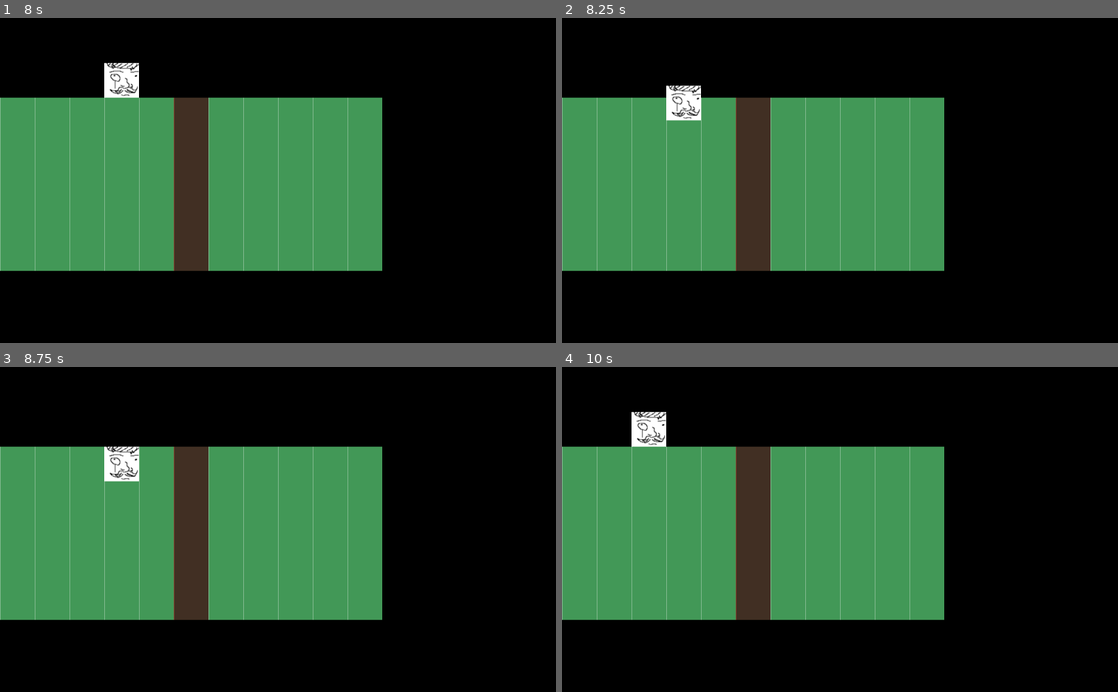
Above: before the commit, frames 1-4 (two rows, left to right).
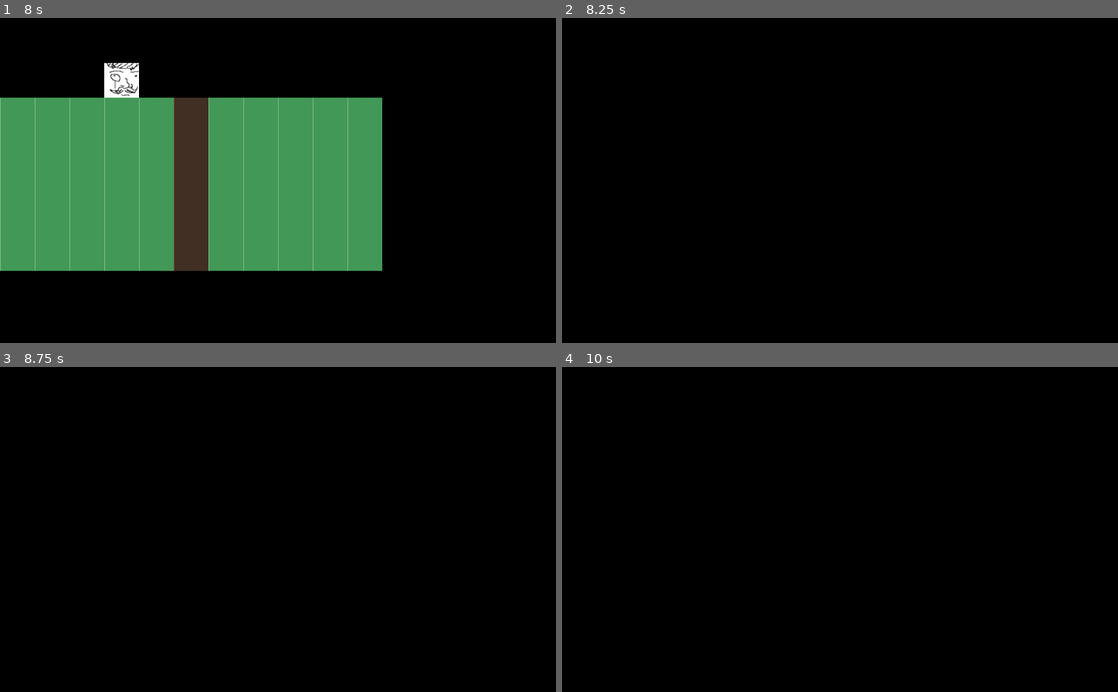
Above: after the commit, the same moments.

Repository: PhantomARC/FE-But-Multiplayer-SPC
Game: Godot game, scene res://Scenes/SplashScreen.tscn
The game is run twice, just before and just after one commit, with the same random seed, the same clock (stepped at 60 frames per second) and the same inputs.
Inputs:
- Up to frame 1 (8 s): tap Enter at 0.5, 2, 3.5 s; hold Right (ui_right) 0.53-1.28 s; tap Space at 1.25, 2.75, 4.25 s; hold Down (ui_down) 1.28-2.03 s; hold Right (ui_right) 2.03-2.78 s; hold Up (ui_up) 2.78-3.53 s; hold Left (ui_left) 3.53-5.03 s; hold Down (ui_down) 5.03-5.78 s; hold Right (ui_right) 5.78-6.53 s; hold Up (ui_up) 6.53-7.28 s; hold Right (ui_right) from 7.28 s (still down)
- Up to frame 2 (8.25 s): release Right (ui_right) at 8.03 s; hold Down (ui_down) from 8.03 s (still down)
- Up to frame 3 (8.75 s): keep holding Down (ui_down)
- Up to frame 4 (10 s): release Down (ui_down) at 8.78 s; hold Left (ui_left) 8.78-9.53 s; hold Up (ui_up) from 9.53 s (still down)

Frame 1 is identical in both runs. In frame 2, 37% of the frame differs, in the area x 0-69%, y 20-78%; in frame 3, 37%; in frame 4, 38%, in the area x 0-69%, y 13-78%.

Commit message:
CreatedWinCondition(not player specific)

Diff:
--- a/P2P Connect Test/Player.gd
+++ b/P2P Connect Test/Player.gd
@@ -6,6 +6,8 @@
 
 export var speed = 3
 
+var step_count = 0
+
 var tile_size = 64
 
 var inputs = {"ui_right": Vector2.RIGHT,
@@ -13,18 +15,20 @@
 			"ui_up": Vector2.UP,
 			"ui_down": Vector2.DOWN}
 
-func _ready():
+func _ready(): #positions player at center of tile
 	position = position.snapped(Vector2.ONE * tile_size) #Snap rounds the position to the nearest tile increment, and adding a half-tile amount makes sure the player is centered on the tile.
 	position += Vector2.ONE * tile_size/2
 
-func _unhandled_input(event):
+func _unhandled_input(event): #movement
 	if tween.is_active():
 		return
 	for dir in inputs.keys():
 		if event.is_action_pressed(dir):
 			move(dir)
+			step_count+=1
+			#print(step_count)
 
-func move(dir):
+func move(dir): #detect collision
 	ray.cast_to = inputs[dir] * tile_size
 	ray.force_raycast_update()
 	if !ray.is_colliding():
@@ -34,3 +38,6 @@
 func move_tween(dir):
 	tween.interpolate_property(self, "position", position, position + inputs[dir] * tile_size, 1.0/speed, Tween.TRANS_SINE, Tween.EASE_IN_OUT)
 	tween.start()
+
+func get_step_count():
+	return step_count
--- /dev/null
+++ b/P2P Connect Test/Scenes/BlueTeamEndScreen.tscn
@@ -0,0 +1,8 @@
+[gd_scene format=2]
+
+[node name="BlueTeamEndScreen" type="Control"]
+anchor_right = 1.0
+anchor_bottom = 1.0
+__meta__ = {
+"_edit_use_anchors_": false
+}
--- /dev/null
+++ b/P2P Connect Test/Scenes/MainScene.gd
@@ -0,0 +1,18 @@
+extends Node2D
+
+func go_to_red_team_end_screen():
+	get_tree().change_scene("res://Scenes/RedTeamEndScreen.tscn")
+
+func go_to_blue_team_end_screen():
+	get_tree().change_scene("res://Scenes/BlueTeamEndScreen.tscn")
+# Called when the node enters the scene tree for the first time.
+func _ready():
+	pass # Replace with function body.
+
+
+# Called every frame. 'delta' is the elapsed time since the previous frame.
+func _process(delta):
+	if $Player.get_step_count() == 10: #and is_on_red_team()
+		go_to_red_team_end_screen()
+	if $Player.get_step_count() == 10: #and is_on_blue_team()
+		go_to_blue_team_end_screen()
--- a/P2P Connect Test/Scenes/MainScene.tscn
+++ b/P2P Connect Test/Scenes/MainScene.tscn
@@ -1,6 +1,7 @@
-[gd_scene load_steps=5 format=2]
+[gd_scene load_steps=6 format=2]
 
 [ext_resource path="res://64x_tileset.png" type="Texture" id=1]
+[ext_resource path="res://Scenes/MainScene.gd" type="Script" id=2]
 [ext_resource path="res://Player.tscn" type="PackedScene" id=4]
 
 [sub_resource type="ConvexPolygonShape2D" id=1]
@@ -85,7 +86,8 @@
 } ]
 5/z_index = 0
 
-[node name="Node2D" type="Node2D"]
+[node name="MainScene" type="Node2D"]
+script = ExtResource( 2 )
 __meta__ = {
 "_edit_horizontal_guides_": [ 8.91046, -108.948, 62.4724 ],
 "_edit_vertical_guides_": [ -74.7147 ]
--- /dev/null
+++ b/P2P Connect Test/Scenes/RedTeamEndScreen.tscn
@@ -0,0 +1,8 @@
+[gd_scene format=2]
+
+[node name="RedTeamEndScreen" type="Control"]
+anchor_right = 1.0
+anchor_bottom = 1.0
+__meta__ = {
+"_edit_use_anchors_": false
+}
Not shown, added: P2P Connect Test/ok.bmp.import
Not shown, added: P2P Connect Test/play_btn.bmp.import
